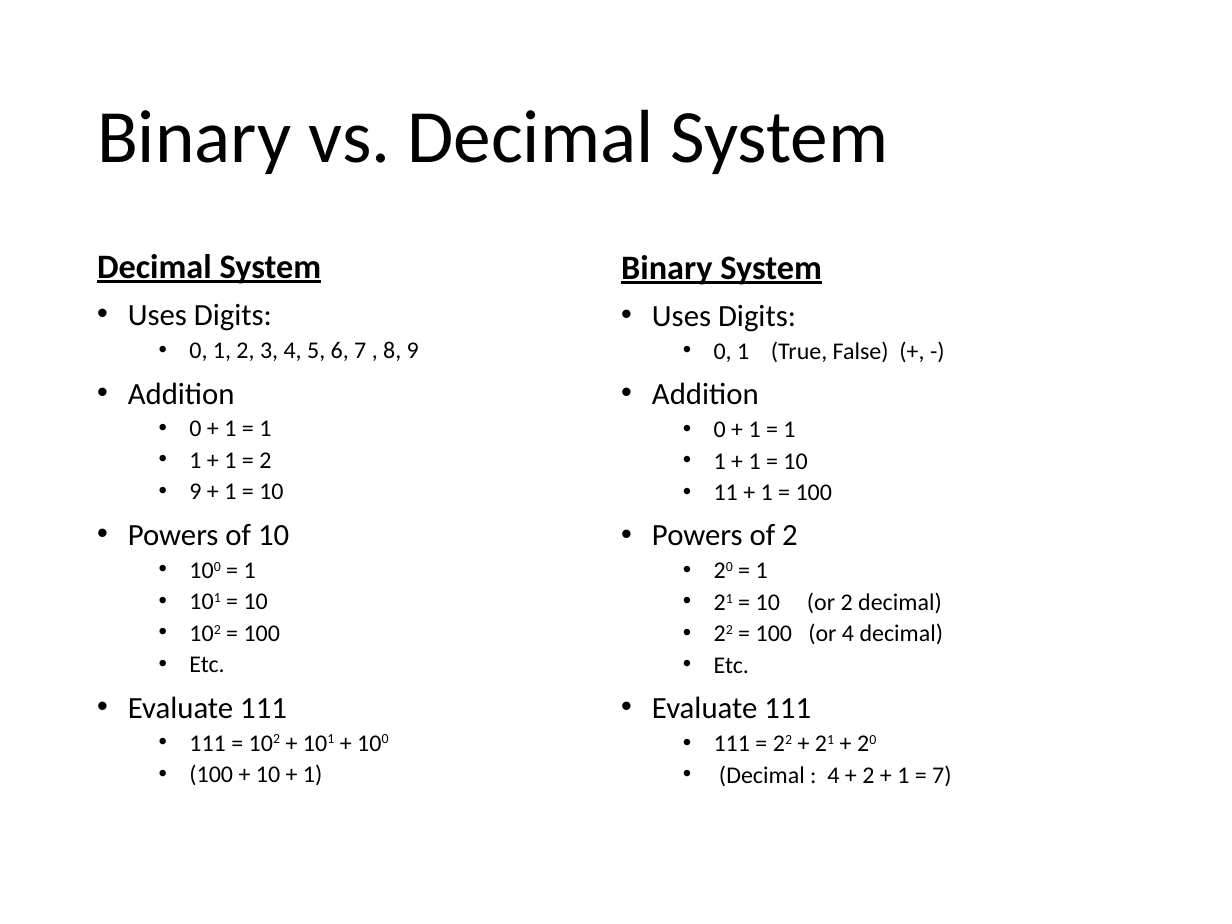
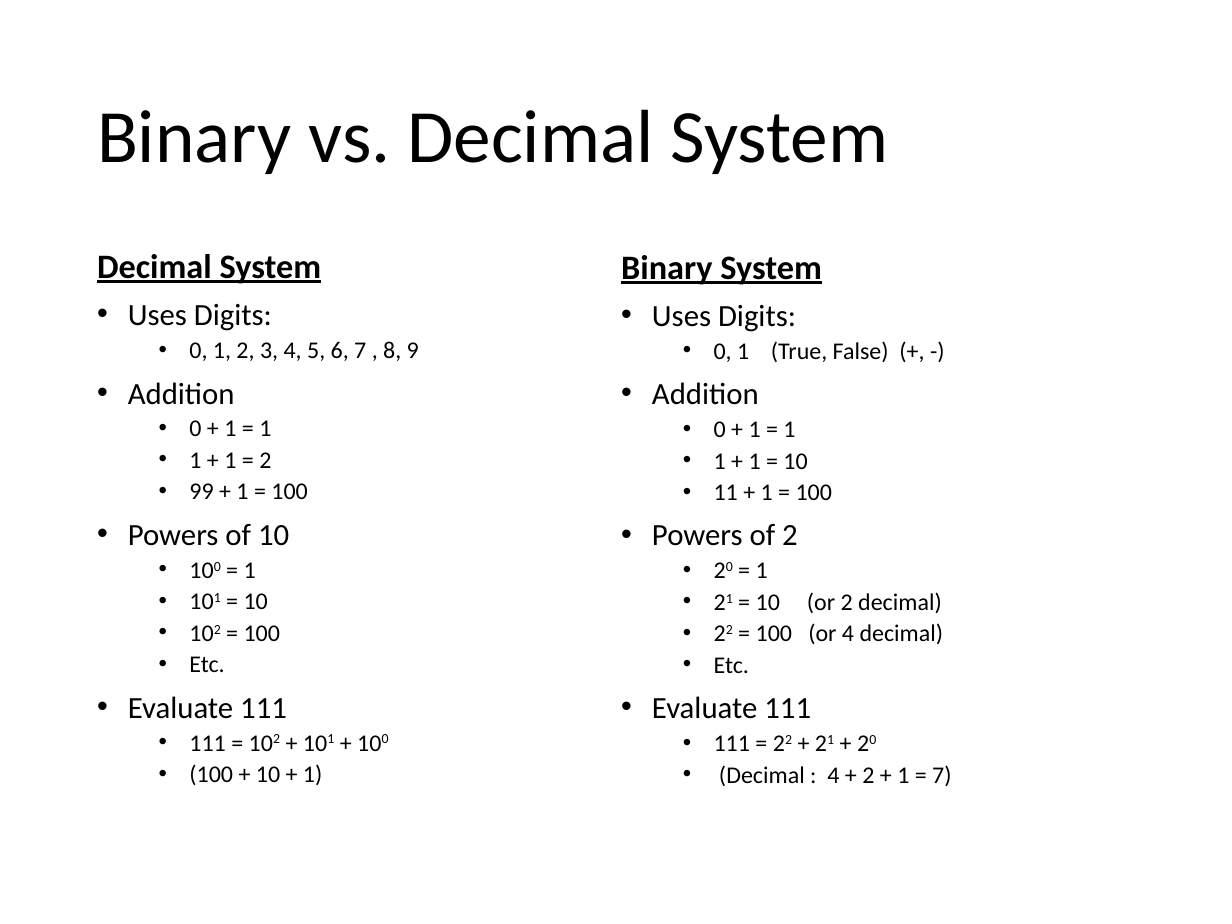
Before and after one commit to Greg5519/Old3C, a slide deck: slide 4 of Topic A Computer Concepts/BinaryNumbers.pptx. Drawn at 1232x924 pixels with LibreOffice and Linux fonts; fonts in the diff are those of the drawing. Boxes give left, top, right and bottom in pixels: in the first picture for what was removed or moved away, otherwise in the second. Text is boxed around its words. In the diff, an @@ line names an element or a change of style, - is before the commit and + after.

```diff
--- a/Topic A Computer Concepts/BinaryNumbers.pptx
+++ b/Topic A Computer Concepts/BinaryNumbers.pptx
@@ text at bbox=[189, 483, 307, 499]: text changed @@
-  • 9 + 1 = 10
+  • 99 + 1 = 100
```
Also in this commit, not shown: 3 other slides changed, 5 slides added, 2 slides removed, 2 other files.
